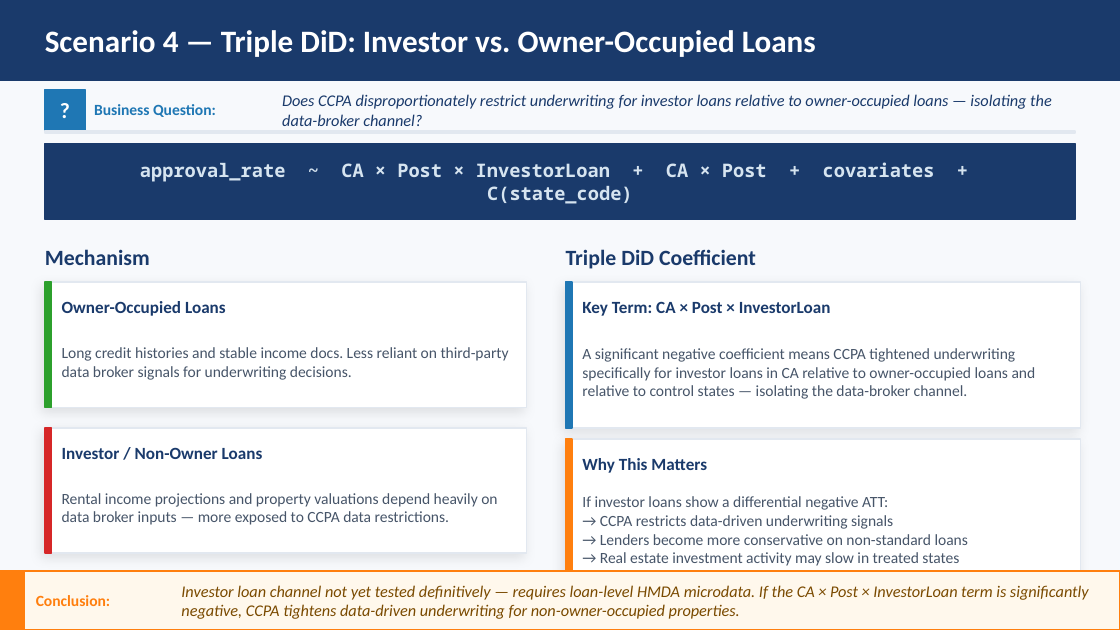
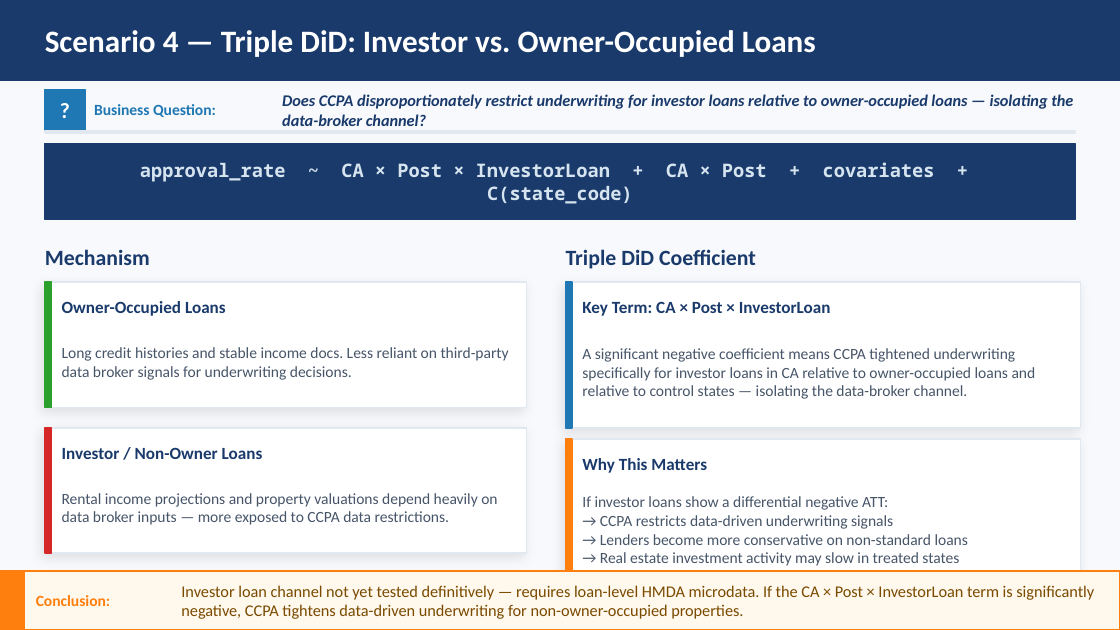
Before and after one commit to EllaN12/Ella_Portfolio, a slide deck: slide 8 of FinLens_Presentation.pptx. Drawn at 1120x630 pixels with LibreOffice and Linux fonts; fonts in the diff are those of the drawing. Boxes give left, top, right and bottom in pixels: in the first picture for what was removed or moved away, otherwise in the second. Text is boxed around its words. In the diff, an @@ line names an element or a change of style, - is before the commit and + after.

```diff
--- a/FinLens_Presentation.pptx
+++ b/FinLens_Presentation.pptx
@@ text "Does CCPA disproportionately restrict underwriting ..." at <box>282,94,1073,126</box>: bold on @@
@@ text "Investor loan channel not yet ..." at <box>181,585,1094,619</box>: italic off @@
```
Also in this commit, not shown: 8 other slides changed, 1 slide added, 5 other files.
